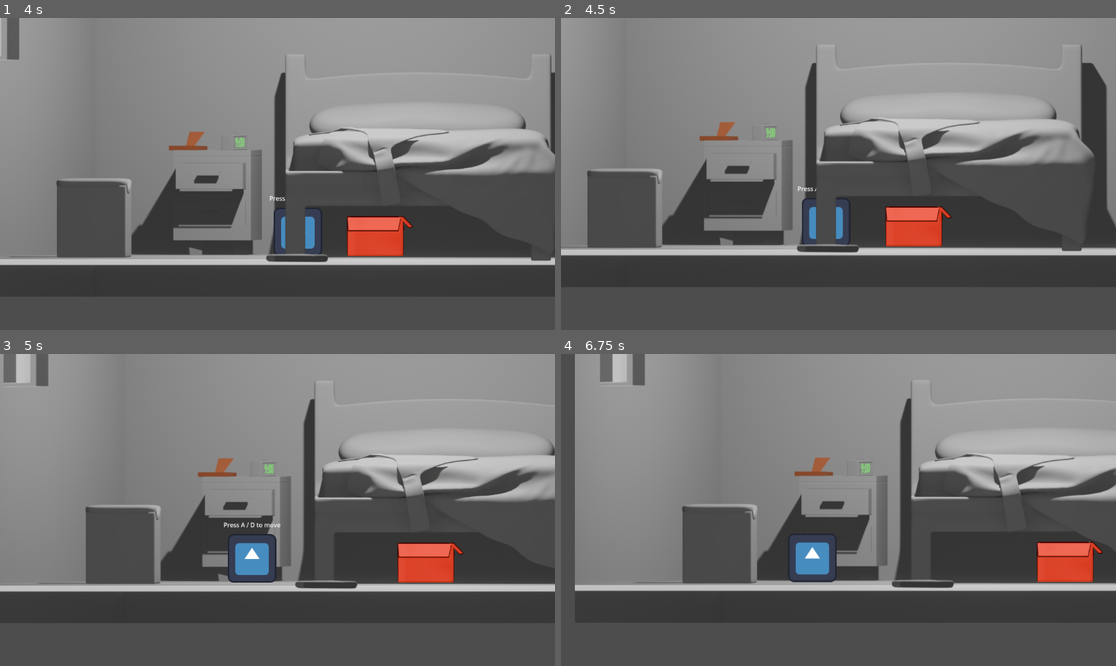
Above: before the commit, frames 1-4 (two rows, left to right).
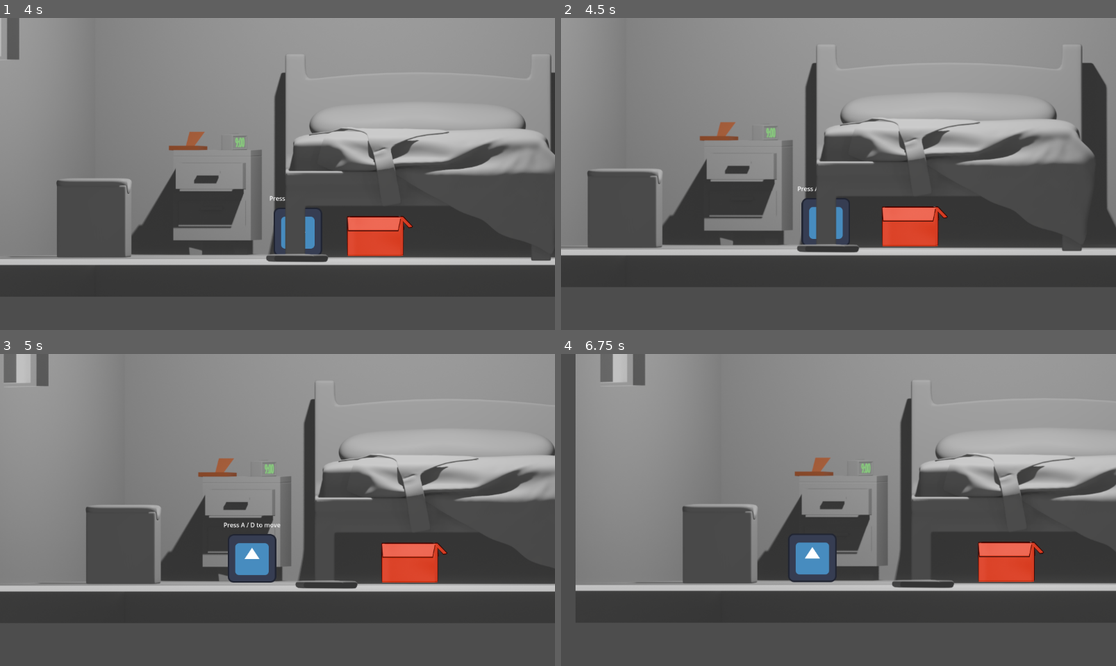
Above: after the commit, the same moments.

Repository: juanfrcaliz/malagajam_2024
Game: Godot game, scene res://scenes/level.tscn
The game is run twice, just before and just after one commit, with the same random seed, the same clock (stepped at 60 frames per second) and the same inputs. The engine's default icon, where the game draws it, is replaced by a stand-in: a white triangle on a blue panel in a dark square.
Inputs:
- Up to frame 1 (4 s): tap A every 0.75 s from 0.5 to 3.5 s; hold Right (ui_right) 0.53-2.03 s; tap R (bark) at 0.6, 2.1, 3.6 s; tap Enter (ui_accept) at 0.77, 1.52, 3.02, 3.77 s; tap E (interact) at 1.35, 2.85 s; hold Left (ui_left) 2.03-2.78 s; hold Right (ui_right) from 2.78 s (still down)
- Up to frame 2 (4.5 s): tap A at 4.25 s; release Right (ui_right) at 4.28 s; hold Left (ui_left) from 4.28 s (still down); tap E (interact) at 4.35 s
- Up to frame 3 (5 s): keep holding Left (ui_left); tap Enter (ui_accept) at 4.52 s
- Up to frame 4 (6.75 s): release Left (ui_left) at 5.03 s; hold Right (ui_right) 5.03-5.78 s; tap R (bark) at 5.1, 6.6 s; hold Left (ui_left) from 5.78 s (still down); tap E (interact) at 5.85 s; tap Enter (ui_accept) at 6.02 s

Frame 1 is identical in both runs. In frame 2, 0.3% of the frame differs, in the area x 43-94%, y 40-75%; in frame 3, 0.9%; in frame 4, 2.8%, in the area x 2-98%, y 0-76%.

Commit message:
Fix caja deslizante

Diff:
--- a/scenes/box.tscn
+++ b/scenes/box.tscn
@@ -12,6 +12,7 @@
 physics_material_override = SubResource("PhysicsMaterial_ssbou")
 gravity_scale = 0.0
 lock_rotation = true
+linear_damp = 5.0
 script = ExtResource("1_3nhd0")
 
 [node name="Sprite2D" type="Sprite2D" parent="."]
--- a/scripts/level.gd
+++ b/scripts/level.gd
@@ -12,7 +12,6 @@
 
 
 func _on_box_dog_entered():
-	print("entered")
 	$Pug.change_mobility(false)
 
 
